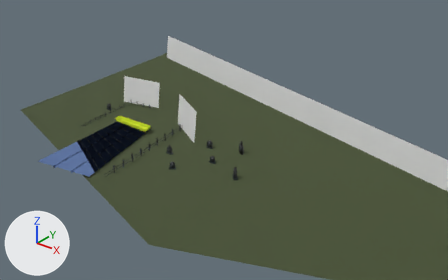
Two versions of the FBX model models/gargoyleMAP.fbx, one commit apart.
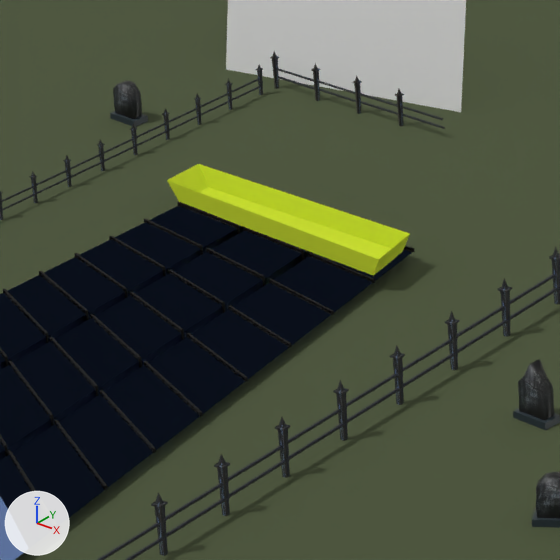
Old and new are each drawn from a 50 mm camera at (25.54, -27.81, 16.91) aimed at (2.56, 0.91, -0.9) and again close up on the part from 20% to 39% of the width and 33% to 62% of the height. Lighting does not change. The marker at lower left points along +X, +Y and +Z. Where no turn or scale is listed for an object, it has been applied to the vertices. Vertices at the same position are counted once.

The older version as bpy lines, for what is in view:
```python
mat_material_006 = bpy.data.materials.new('Material.006')
mat_material_006.use_nodes = True; mat_material_006.node_tree.nodes.clear()
_N = mat_material_006.node_tree.nodes; _L = mat_material_006.node_tree.links
n0 = _N.new('ShaderNodeBsdfPrincipled'); n0.name = 'Principled BSDF'
n0.inputs[0].default_value = (0.654, 0.8, 0.02, 1.0)  # 'Base Color', yellow #d3e727
n0.inputs[2].default_value = 1.0  # 'Roughness'
n1 = _N.new('ShaderNodeOutputMaterial'); n1.name = 'Material Output'
n2 = _N.new('ShaderNodeTexImage'); n2.name = 'Image Texture'
n2.image = img_gradient_png
_L.new(n2.outputs[0], n0.inputs[4])  # 'Color' to 'Alpha'
_L.new(n0.outputs[0], n1.inputs[0])  # 'BSDF' to 'Surface'
me_cube_002 = bpy.data.meshes.new('Cube.002')
me_cube_002.from_pydata(...)  # 888 vertices, 792 faces; spans x -0.04..6.82, y -8.29..0.37, z -0.01..0.6
me_cube_002.materials.append(mat_material_001)  # picture img_nidaros_png
me_plane_002 = bpy.data.meshes.new('Plane.002')
me_plane_002.from_pydata(...)  # 128 vertices, 4 faces; spans x -9.1..34.2, y -7.0..14.5, z 0.1..1.0
me_plane_002.materials.append(mat_material_002)  # dark green #465033
me_plane_004 = bpy.data.meshes.new('Plane.004')
me_plane_004.from_pydata(...)  # 8 vertices, 5 faces; spans x -1.52..1.54, y -0.3..0.29, z -0.02..0.24
me_plane_004.materials.append(mat_material_006)
ob_fence = bpy.data.objects.new('fence', me_cube_002)
ob_fence.location = (-5.35, -0.03, -0.19)
ob_finish = bpy.data.objects.new('finish', me_plane_004)
ob_finish.location = (-2.4, -2.46, -0.04)
ob_ground = bpy.data.objects.new('ground', me_plane_002)
ob_ground.location = (-2.26, -4.18, -0.24)
# also in view: 'tomb' at (0.25, -2.01, 0.22); 'trees' at (16.43, 2.08, 0.38); 'tiles' at (-1.56, -5.73, -0.12)
```
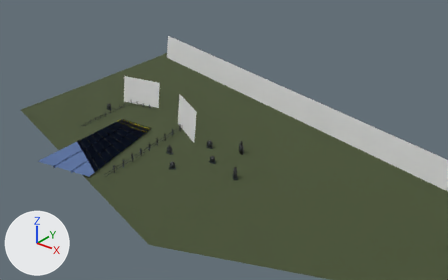
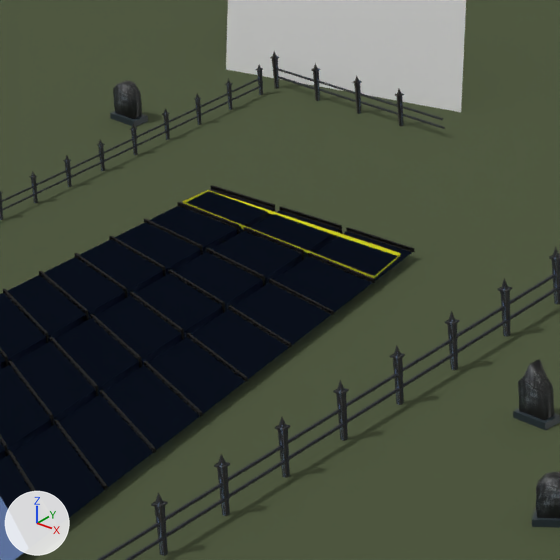
Changed parts and their boxes (x1, y1, x2, y2) in the close-ups (560 x 560 px):
'finish', surface changed, recoloured, reshaped (10% narrower, 21% shorter): before (167, 164, 410, 276); after (183, 190, 401, 278)

The change, as a diff of the scene's bpy script:
```diff
--- a/models/gargoyleMAP.fbx.py
+++ b/models/gargoyleMAP.fbx.py
@@ img_gradient_png @@
-img_gradient_png = load_image('GRADIENT.png', '../textures/gradient.png', 365, 384, 'Non-Color')
+img_gradient_png = load_image('GRADIENT.png', '../textures/gradient.png', 365, 384, 'sRGB')
@@ mat_material_006 @@
 n0 = _N.new('ShaderNodeBsdfPrincipled'); n0.name = 'Principled BSDF'
-n0.inputs[0].default_value = (0.654, 0.8, 0.02, 1.0)  # 'Base Color', yellow #d3e727
 n0.inputs[2].default_value = 1.0  # 'Roughness'
@@ mat_material_006 @@
 n2 = _N.new('ShaderNodeTexImage'); n2.name = 'Image Texture'
 n2.image = img_gradient_png
-_L.new(n2.outputs[0], n0.inputs[4])  # 'Color' to 'Alpha'
 _L.new(n0.outputs[0], n1.inputs[0])  # 'BSDF' to 'Surface'
+_L.new(n2.outputs[0], n0.inputs[0])  # 'Color' to 'Base Color'
@@ me_plane_004 @@
 # used by ob_finish; location = (-2.4, -2.46, -0.04)
-me_plane_004.from_pydata(...)  # 8 vertices, 5 faces; spans x -1.52..1.54, y -0.3..0.29, z -0.02..0.24
+me_plane_004.from_pydata(...)  # 8 vertices, 4 faces; spans x -1.37..1.4, y -0.24..0.28, z -0.08..0.0
+# me_plane_004 part 1: the whole mesh is rebuilt
 me_plane_004.materials.append(mat_material_006)
```
